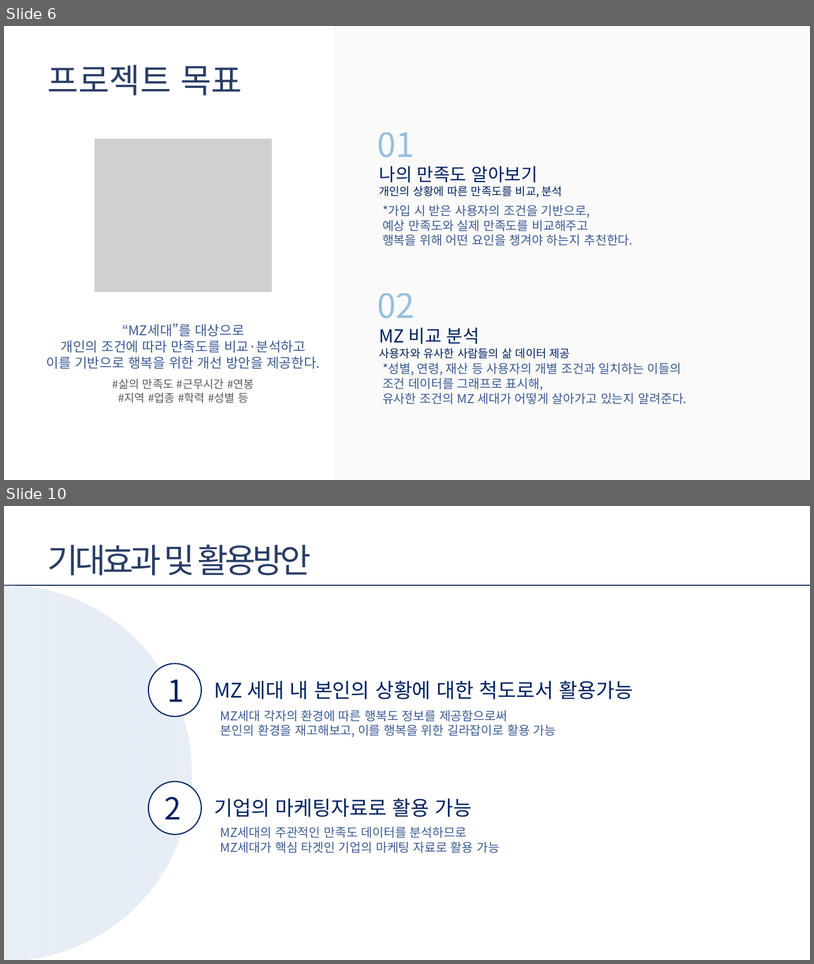
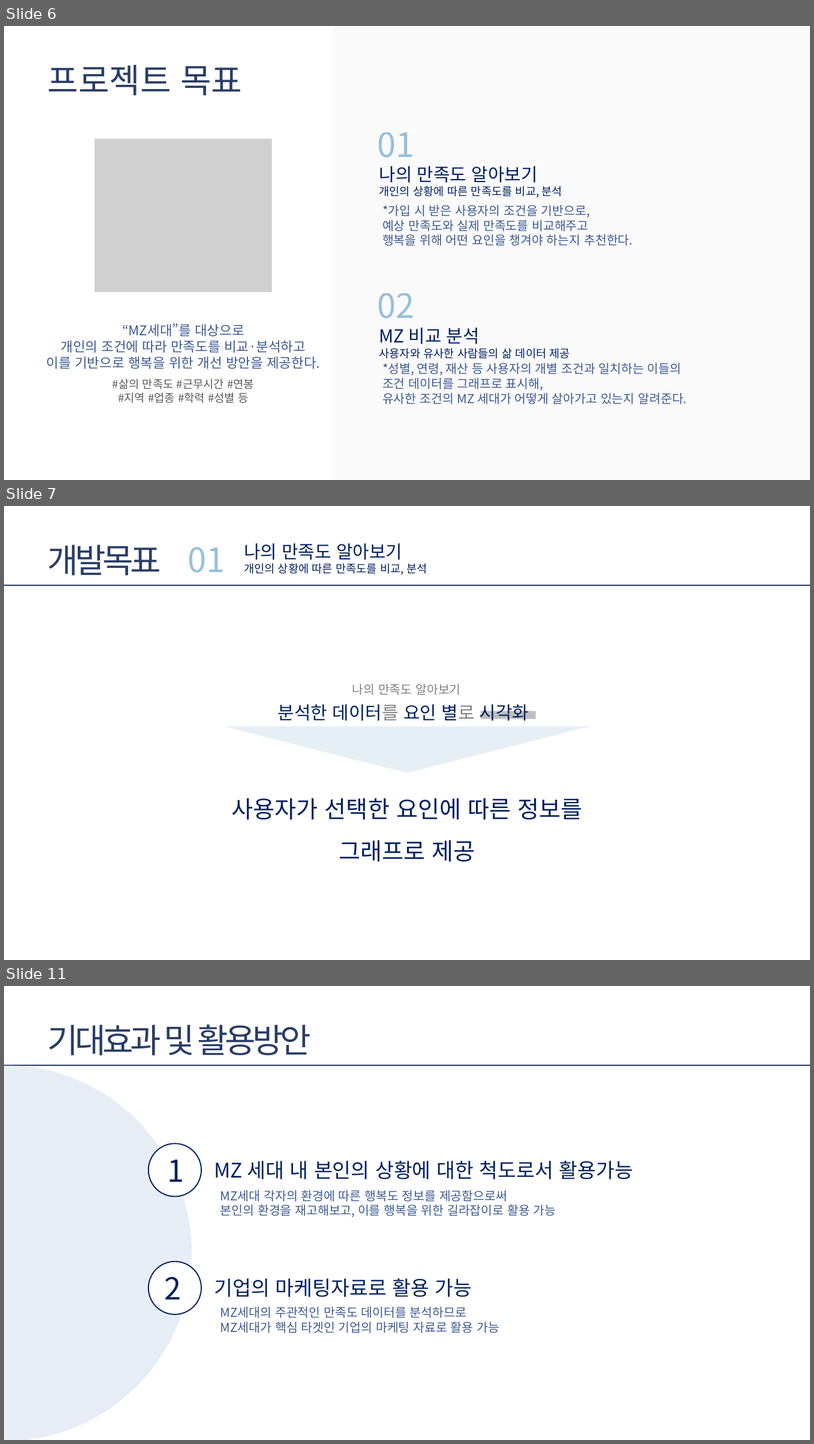
Before and after one commit to FourKong/Project_jh, a slide deck: portfolio/프로젝트 기획서_ver1.1.pptx. Shown one above the other, each under a label of ours: slides 6 and 10 before the commit, slides 6, 7 and 11 after it; the slides between them are not shown. The pictures are 814x964 and 814x1444 pixels, drawn with LibreOffice and Linux fonts; fonts in the diff are those of the drawing; grey boxes stand for pictures. Boxes give left, top, right and bottom in pixels: in the first picture for what was removed or moved away, otherwise in the second. Text is boxed around its words. In the diff, an @@ line names an element or a change of style, - is before the commit and + after.

```diff
--- a/portfolio/프로젝트 기획서_ver1.1.pptx
+++ b/portfolio/프로젝트 기획서_ver1.1.pptx
@@ slide 7 added at [4,506,810,960], background #FFFFFF @@
@@ text added at [47,544,161,576], 60 pt, text #293D65 @@
+개발목표
@@ text added at [188,547,225,573], 60 pt, text #7FB1D3 at 80% opacity @@
+01
@@ text added at [244,543,427,575], 20 pt, text #002060 @@
+나의 만족도 알아보기
+개인의 상황에 따른 만족도를 비교, 분석
@@ line added from (4, 585) to (810, 585), #293D65 2.25 pt @@
@@ text added at [353,684,461,695], 22 pt, text #808080 @@
+나의 만족도 알아보기
@@ text added at [278,704,529,721], 32 pt, text #002060 @@
+분석한 데이터를 요인 별로 시각화
@@ rectangle added at [481,711,536,719], fill #BFBFBF @@
@@ triangle added at [224,726,590,772], fill #6E9CCC at 16% opacity @@
@@ text added at [232,798,582,861], 42 pt, text #002060 @@
+사용자가 선택한 요인에 따른 정보를
+그래프로 제공
@@ what was slide 10 is now slide 11 @@
```
Also in this commit, not shown: 3 slides changed, 5 other files.
